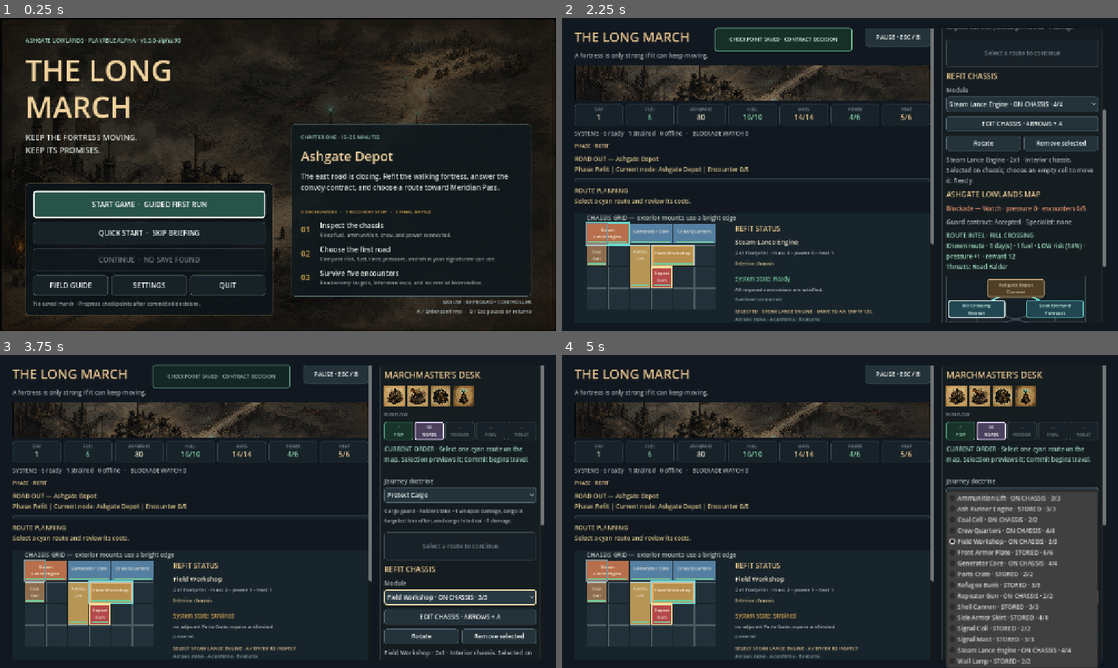
Above: before the commit, frames 1-4 (two rows, left to right).
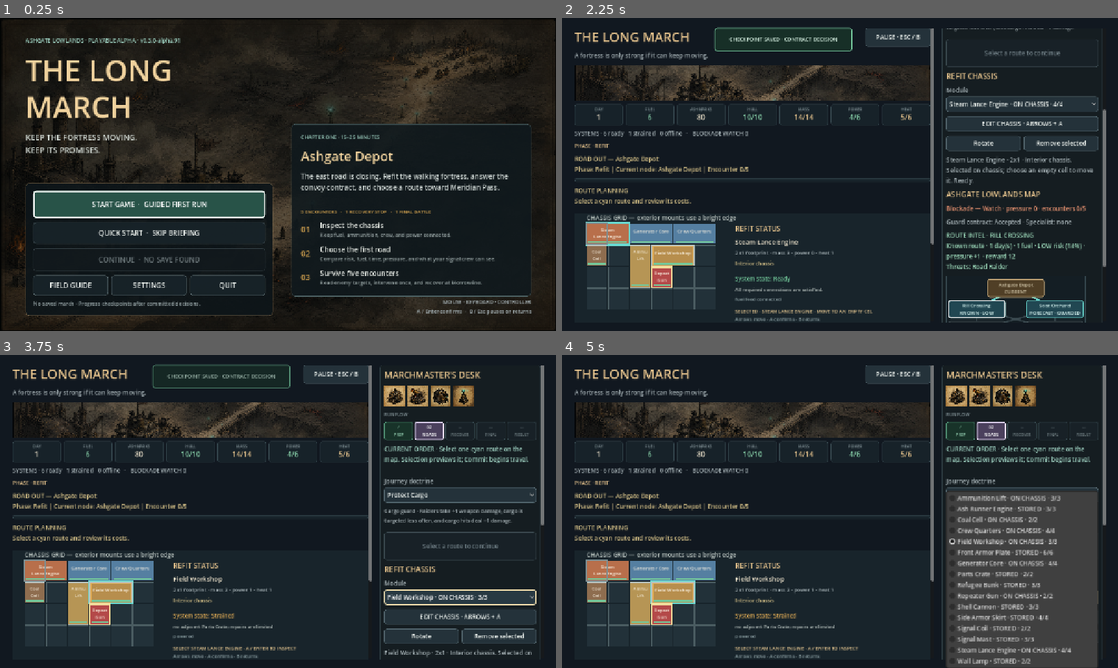
Above: after the commit, the same moments.

Repository: raphaelroshan/the-long-march
Game: Godot game, scene res://scenes/App.tscn
Two runs of this game, one before a commit and one after it. Both use one fixed random seed, a clock stepped at 60 frames per second and the inputs below.
Inputs:
- Up to frame 1 (0.25 s): no input
- Up to frame 2 (2.25 s): click "START GAME · GUIDED FIRST RUN" at 0.5 s; click "SKIP BRIEFING" at 1.25 s; click "Guard the convoy" at 2 s
- Up to frame 3 (3.75 s): click "Steam Lance Engine · ON CHASS…" at 2.75 s; click "Protect Cargo" at 3.5 s
- Up to frame 4 (5 s): click "Field Workshop · ON CHASSIS ·…" at 4.25 s

The runs differ from the first frame. In frame 1, less than 0.1% of the frame differs, in the area x 31-33%, y 6-8%; in frame 2, 0.2%, in the area x 71-94%, y 86-95%; in frame 3, less than 0.1%; in frame 4, less than 0.1%.

Commit message:
Make route branches comparable at a glance

Diff:
--- a/project.godot
+++ b/project.godot
@@ -4,7 +4,7 @@
 
 [application]
 config/name="The Long March"
-config/version="0.3.0-alpha.90"
+config/version="0.3.0-alpha.91"
 run/main_scene="res://scenes/App.tscn"
 config/features=PackedStringArray("4.4", "GL Compatibility")
 
--- a/src/ui/campaign_map.gd
+++ b/src/ui/campaign_map.gd
@@ -190,6 +190,16 @@
 		_:
 			return "danger"
 
+func _node_state_text(node_id: String, status: String) -> String:
+	if status in ["available", "selected"]:
+		var preview: Dictionary = current_previews.get(node_id, {})
+		var visibility := String(preview.get("visibility", "forecast")).to_upper()
+		var risk_text := "UNKNOWN" if visibility == "UNSCOUTED" else _risk_band(float(preview.get("risk", 0.0)))
+		return "%s · %s" % ["SELECTED" if status == "selected" else visibility, risk_text]
+	if status == "blocked":
+		return "DECISION REQUIRED"
+	return status.to_upper()
+
 func _show_node_detail(node_id: String) -> void:
 	node_inspected.emit(node_id, detail_for(node_id))
 
@@ -238,13 +248,7 @@
 		elif node_id in available_nodes:
 			status = "available"
 		node_statuses[node_id] = status
-		var state_text := status.capitalize()
-		if status == "available":
-			state_text = String(current_previews.get(node_id, {}).get("visibility", "forecast")).capitalize()
-		elif status == "selected":
-			state_text = "Selected"
-		elif status == "blocked":
-			state_text = "Decision required"
+		var state_text := _node_state_text(node_id, status)
 		button.text = "%s\n%s" % [String(SHORT_NAMES.get(node_id, node_id)), state_text]
 		button.disabled = status not in ["available", "selected"] or interaction_is_blocked
 		if status in ["available", "selected"]:
--- a/tests/test_prototype_flow.gd
+++ b/tests/test_prototype_flow.gd
@@ -176,6 +176,7 @@
 	_expect(game.guidance_label.text.contains("Select one cyan route"), "the objective should advance immediately after the contract is answered")
 	_expect(game.current_run_flow_step == 1 and game.run_flow_labels[0].text.begins_with("✓"), "answering the contract should advance the tracker to the Lowlands roads")
 	_expect(game.campaign_map.status_for("rill_crossing") == "available" and not game.campaign_map.button_for("rill_crossing").disabled, "answering the contract should activate the opening map nodes")
+	_expect(game.campaign_map.button_for("rill_crossing").text.contains("KNOWN · LOW") and game.campaign_map.button_for("soot_orchard").text.contains("FORECAST · GUARDED"), "available map nodes should expose compact scouting and risk comparisons before focus")
 	_expect(game.campaign_map.button_for("rill_crossing").has_focus(), "resolving the contract should hand controller focus to the first route")
 	_expect(game.encounter_label.text.begins_with("ROUTE PLANNING"), "the post-contract status should name the next actionable phase")
 	_expect(game.right_scroll.get_global_rect().encloses(game.campaign_map.button_for("rill_crossing").get_global_rect()), "route focus should scroll the selected action fully into view")
@@ -246,6 +247,7 @@
 	await _advance_until_phase("map")
 	_expect(int(game.campaign_progress_bar.value) == 1, "the region progress bar should advance after a secured encounter")
 	_expect(game.campaign_map.status_for("rill_crossing") == "current" and game.campaign_map.status_for("ashgate_depot") == "secured", "the map should retain the secured route and move the current marker")
+	_expect(game.campaign_map.button_for("red_wheel_toll_bridge").text.contains("UNSCOUTED · UNKNOWN"), "an available unscouted node should advertise uncertainty without exposing its hidden risk")
 	game.campaign_map.button_for("red_wheel_toll_bridge").grab_focus()
 	await process_frame
 	_expect(game.route_preview_label.text.contains("Unscouted route") and game.route_preview_label.text.contains("unknown"), "focusing an unscouted road should preserve uncertainty in the visible route intel")
Not shown, changed: export_presets.cfg
Not shown, changed: docs/decision_log.md
